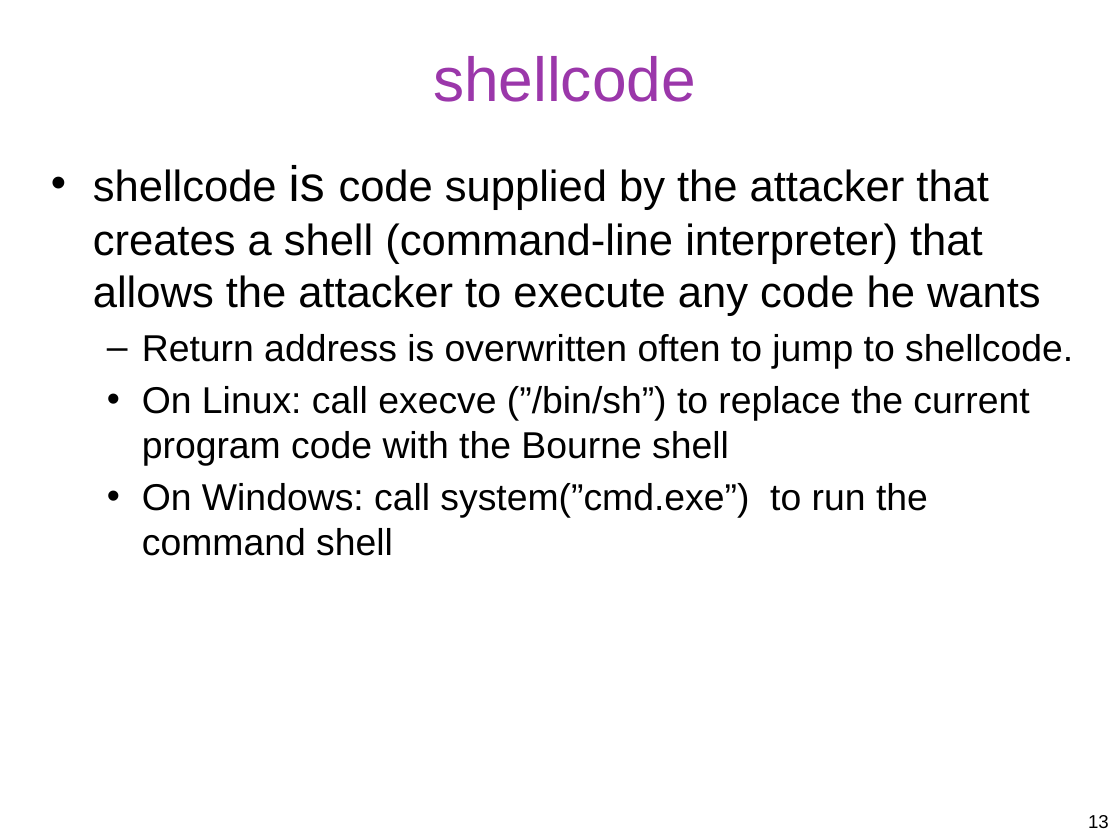
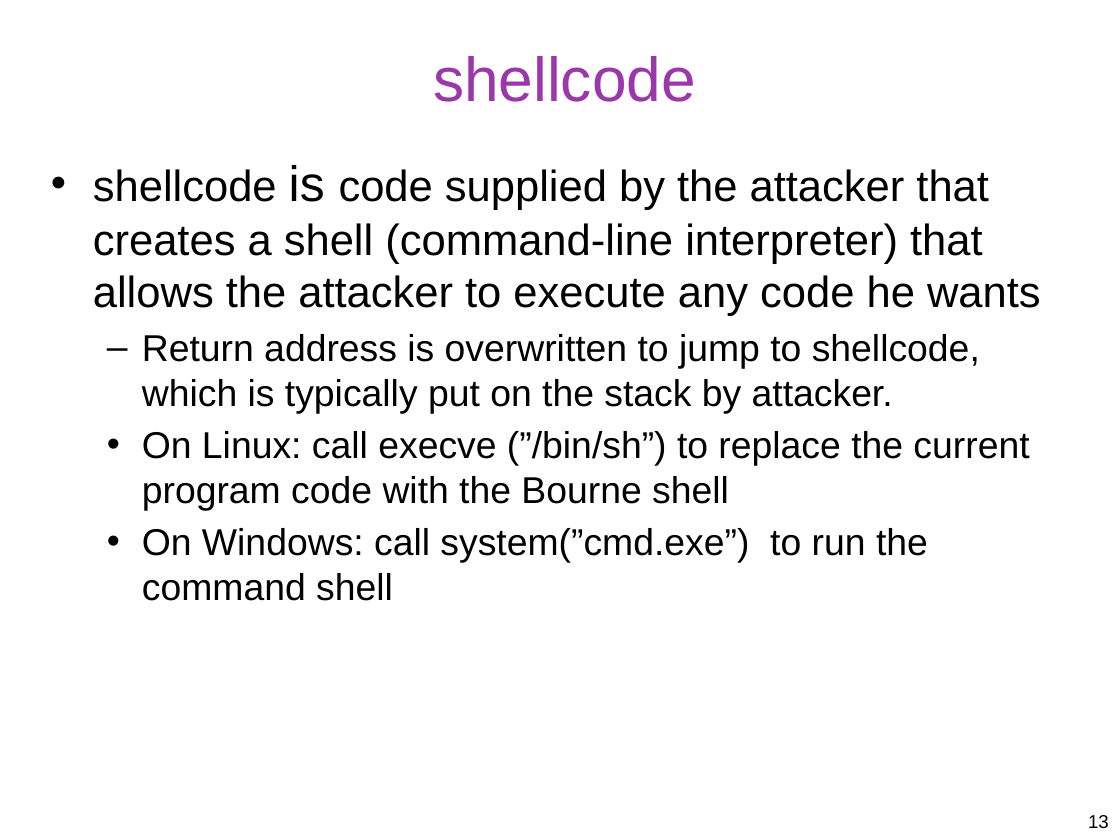
Before and after one commit to gulaoshi/gu.github.io, a slide deck: slide 13 of InfoSec/PPTs/L11-CH10-Buffer Overflow.pptx. Drawn at 1120x840 pixels with LibreOffice and Linux fonts; fonts in the diff are those of the drawing. Boxes give left, top, right and bottom in pixels: in the first picture for what was removed or moved away, otherwise in the second. Text is boxed around its words. In the diff, an @@ line names an element or a change of style, - is before the commit and + after.

```diff
--- a/InfoSec/PPTs/L11-CH10-Buffer Overflow.pptx
+++ b/InfoSec/PPTs/L11-CH10-Buffer Overflow.pptx
@@ text at (x1=142, y1=334, x2=980, y2=413): text changed @@
-  – Return address is overwritten often to jump to shellcode.
+  – Return address is overwritten to jump to shellcode, which is typically put on the stack by attacker.
```
Also in this commit, not shown: 4 other slides changed, 3 slides added, 1 slide removed, 24 other files.
